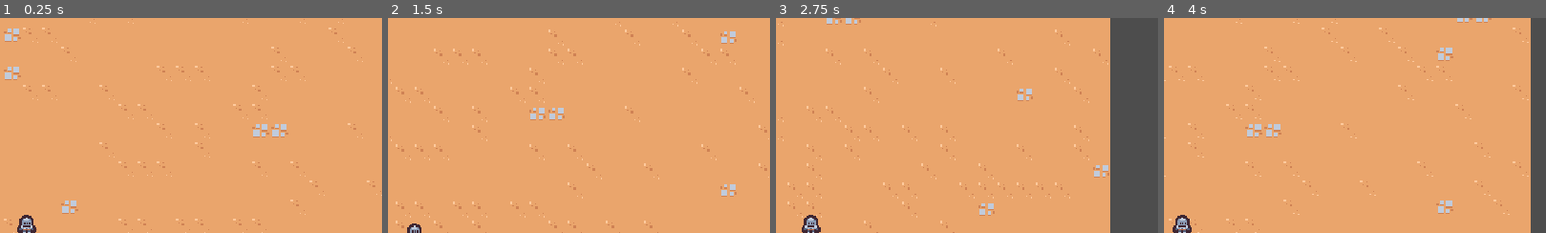
Above: before the commit, frames 1-4 (left to right).
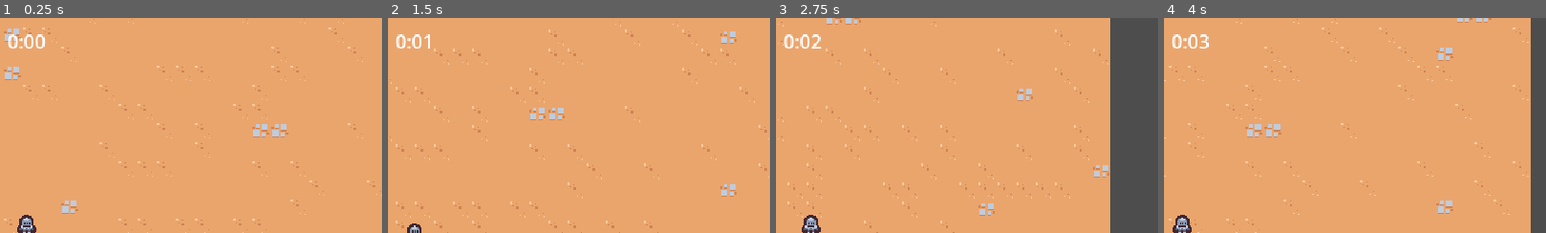
Above: after the commit, the same moments.

Repository: bartoszcholewa/2d-survivors-course
Game: Godot game, scene res://scenes/main/main.tscn
Two runs of this game, one before a commit and one after it. Both use one fixed random seed, a clock stepped at 60 frames per second and the inputs below.
Inputs:
- Up to frame 1 (0.25 s): no input
- Up to frame 2 (1.5 s): tap Enter at 0.5 s; hold D (move_right) 0.53-1.28 s; hold S (move_down) from 1.28 s (still down)
- Up to frame 3 (2.75 s): release S (move_down) at 2.03 s; hold D (move_right) from 2.03 s (still down)
- Up to frame 4 (4 s): release D (move_right) at 2.78 s; hold W (move_up) 2.78-3.53 s; hold A (move_left) from 3.53 s (still down)
The pictures show only the part of the screen within x 46-96%, y 0-50%; the shares and areas given below are measured in that part.

The runs differ from the first frame. In frame 1, 0.3% of the frame differs, in the area x 2-12%, y 7-15%; in frame 2, 0.3%; in frame 3, 0.3%; in frame 4, 0.3%.

Commit message:
Lesson 15 - Game Loop

Diff:
--- a/scenes/main/main.tscn
+++ b/scenes/main/main.tscn
@@ -1,11 +1,18 @@
-[gd_scene load_steps=5 format=4 uid="uid://benw14owfpkv4"]
+[gd_scene load_steps=7 format=4 uid="uid://benw14owfpkv4"]
 
+[ext_resource type="PackedScene" uid="uid://cauh5xc1b8tb4" path="res://scenes/ui/arena_time_ui.tscn" id="1_6q06x"]
 [ext_resource type="PackedScene" uid="uid://d3ymecumufi24" path="res://scenes/player/player.tscn" id="1_hyk8p"]
 [ext_resource type="TileSet" uid="uid://cuojpd6okxco0" path="res://resources/tileset.tres" id="1_iuonh"]
 [ext_resource type="PackedScene" uid="uid://cn4mubatdg4r6" path="res://scenes/game_camera/game_camera.tscn" id="1_k2fmo"]
 [ext_resource type="PackedScene" uid="uid://c8x14o65pptgj" path="res://scenes/manager/enemy_manager.tscn" id="1_l3cfh"]
+[ext_resource type="PackedScene" uid="uid://bs7aya0wlq53n" path="res://scenes/manager/arena_time_manager.tscn" id="2_ow5a4"]
 
 [node name="Main" type="Node"]
+
+[node name="ArenaTimeUI" parent="." node_paths=PackedStringArray("arena_time_manager") instance=ExtResource("1_6q06x")]
+arena_time_manager = NodePath("../ArenaTimeManager")
+
+[node name="ArenaTimeManager" parent="." instance=ExtResource("2_ow5a4")]
 
 [node name="EnemyManager" parent="." instance=ExtResource("1_l3cfh")]
 
--- /dev/null
+++ b/scenes/manager/arena_time_manager.gd
@@ -0,0 +1,6 @@
+extends Node
+
+@onready var timer = $Timer
+
+func get_time_elapsed():
+	return timer.wait_time - timer.time_left
--- /dev/null
+++ b/scenes/manager/arena_time_manager.tscn
@@ -0,0 +1,11 @@
+[gd_scene load_steps=2 format=3 uid="uid://bs7aya0wlq53n"]
+
+[ext_resource type="Script" uid="uid://65e8a8kqq6tw" path="res://scenes/manager/arena_time_manager.gd" id="1_h76kk"]
+
+[node name="ArenaTimeManager" type="Node"]
+script = ExtResource("1_h76kk")
+
+[node name="Timer" type="Timer" parent="."]
+wait_time = 60.0
+one_shot = true
+autostart = true
--- /dev/null
+++ b/scenes/ui/arena_time_ui.gd
@@ -0,0 +1,17 @@
+extends CanvasLayer
+
+@export var arena_time_manager: Node
+@onready var label = $%Label
+
+
+func _process(delta: float) -> void:
+	if arena_time_manager == null:
+		return
+	var time_elapsed = arena_time_manager.get_time_elapsed()
+	label.text = format_seconds_to_string(time_elapsed)
+
+
+func format_seconds_to_string(seconds: float) -> String:
+	var minutes = floor(seconds / 60)
+	var remaining_seconds = seconds - (minutes * 60)
+	return str(int(minutes)) + ":" + ("%02d" % floor(remaining_seconds))
--- /dev/null
+++ b/scenes/ui/arena_time_ui.tscn
@@ -0,0 +1,22 @@
+[gd_scene load_steps=2 format=3 uid="uid://cauh5xc1b8tb4"]
+
+[ext_resource type="Script" uid="uid://de47ju7jc1jeu" path="res://scenes/ui/arena_time_ui.gd" id="1_oa7xr"]
+
+[node name="ArenaTimeUI" type="CanvasLayer"]
+script = ExtResource("1_oa7xr")
+
+[node name="MarginContainer" type="MarginContainer" parent="."]
+anchors_preset = 15
+anchor_right = 1.0
+anchor_bottom = 1.0
+grow_horizontal = 2
+grow_vertical = 2
+mouse_filter = 2
+theme_override_constants/margin_top = 8
+
+[node name="Label" type="Label" parent="MarginContainer"]
+unique_name_in_owner = true
+layout_mode = 2
+size_flags_horizontal = 4
+size_flags_vertical = 0
+text = "0:59"
Not shown, added: scenes/manager/arena_time_manager.gd.uid
Not shown, added: scenes/ui/arena_time_ui.gd.uid
